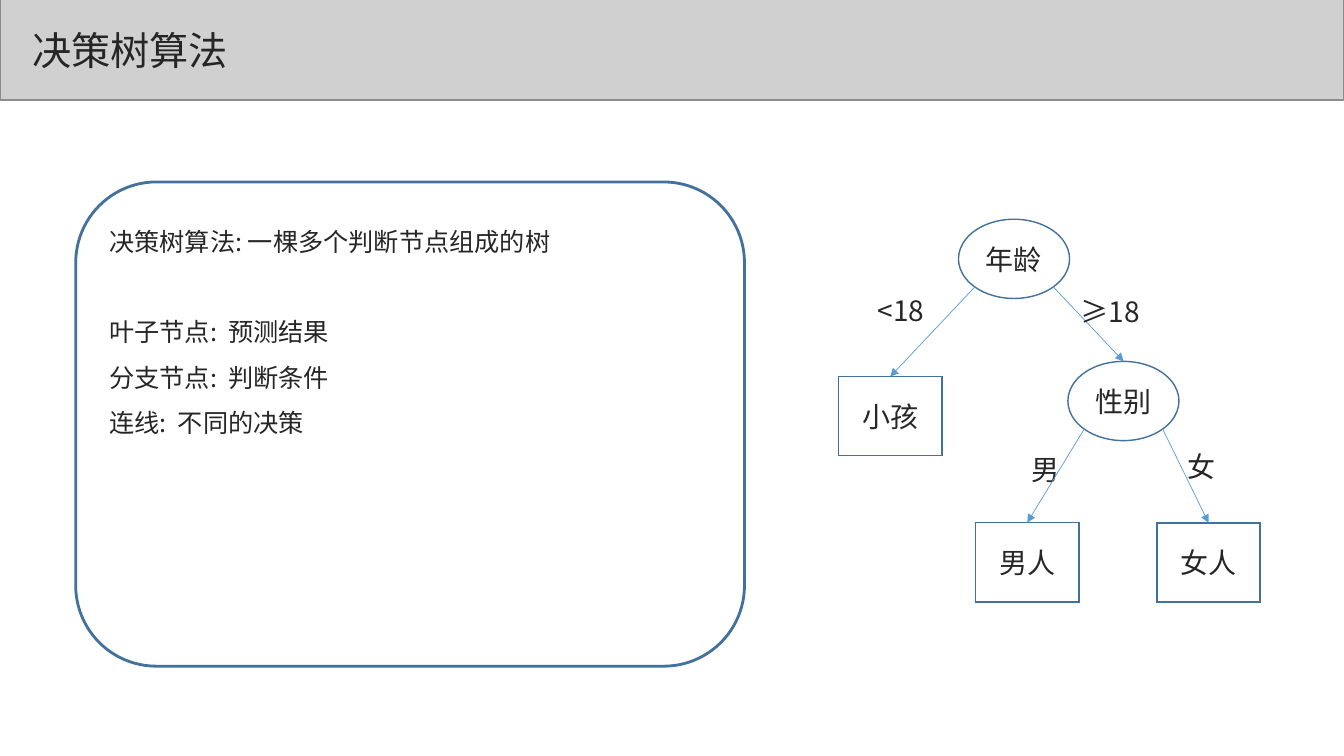
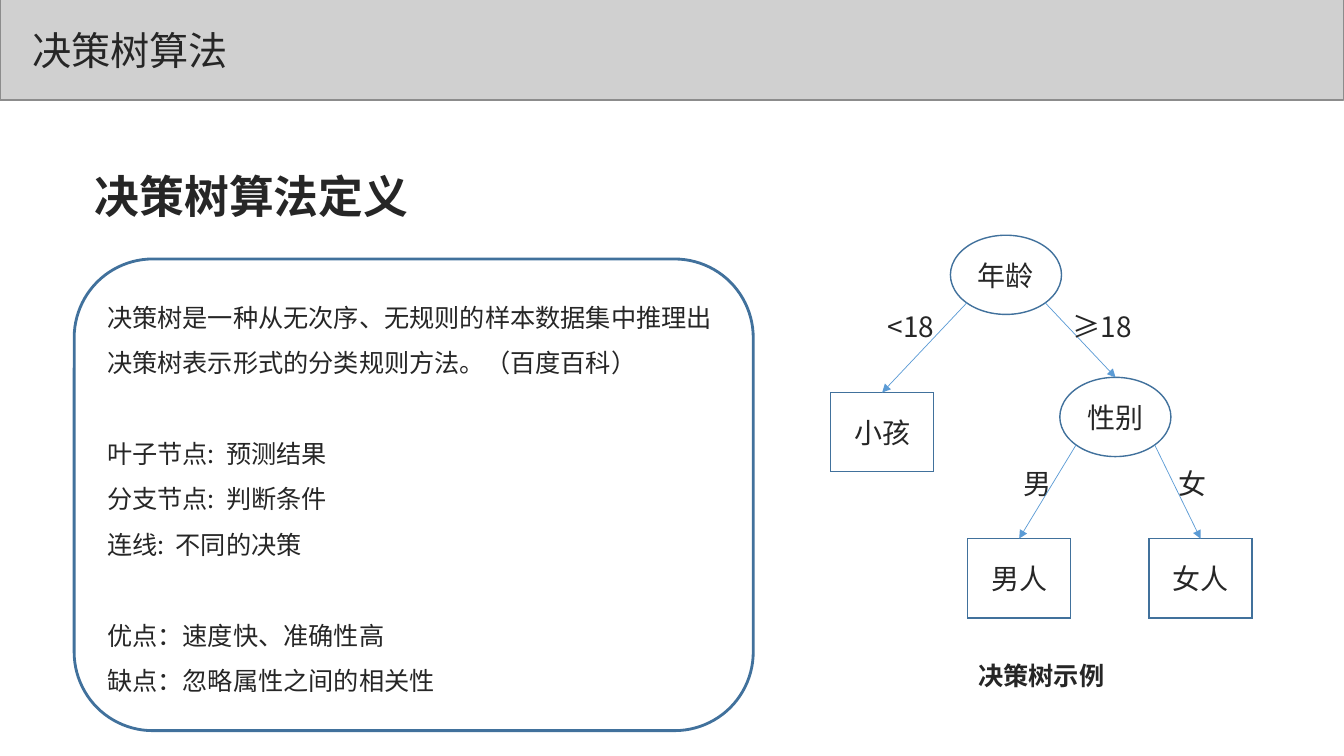
Before and after one commit to congcongshang/StudyNoteBook, a slide deck: slide 9 of 数学/机器学习.ppt. Drawn at 1344x756 pixels with LibreOffice and Linux fonts; fonts in the diff are those of the drawing; grey boxes stand for pictures. Boxes give left, top, right and bottom in pixels: in the first picture for what was removed or moved away, otherwise in the second. Text is boxed around its words. In the diff, an @@ line names an element or a change of style, - is before the commit and + after.

```diff
--- a/数学/机器学习.ppt
+++ b/数学/机器学习.ppt
@@ text added at [95,174,409,217], 32 pt, text #262626, bold @@
+决策树算法定义
@@ rounded rectangle "决策树是一种从无次序、无规则的样本数据集中推理出决策树表示形式的分类规则方法。（百度百科）": place and size @@
-rounded rectangle "决策树是一种从无次序、无规则的样本数据集中推理出决策树表示形式的分类规则方法。（百度百科）" at [76,182,745,666]
+rounded rectangle "决策树是一种从无次序、无规则的样本数据集中推理出决策树表示形式的分类规则方法。（百度百科）" at [75,259,754,730]
@@ text in rounded rectangle at [107,305,712,375]: text changed @@
-决策树算法: 一棵多个判断节点组成的树
+决策树是一种从无次序、无规则的样本数据集中推理出决策树表示形式的分类规则方法。（百度百科）
@@ text "<18" rewrapped from [878,300,925,322] to [888,316,935,345] @@
@@ 4 arrows, 3 texts, 3 rectangles, 2 ellipses: place and size @@
-4 arrows, 3 texts, 3 rectangles, 2 ellipses at [838,220,1259,602]
+4 arrows, 3 texts, 3 rectangles, 2 ellipses at [830,235,1251,618]
@@ text in rounded rectangle at [107,624,435,692]: paragraphs added @@
+优点：速度快、准确性高
+缺点：忽略属性之间的相关性
@@ text added at [978,663,1104,688], 18 pt, text #262626, bold @@
+决策树示例
```
Also in this commit, not shown: 8 other slides changed, 1 other file.
